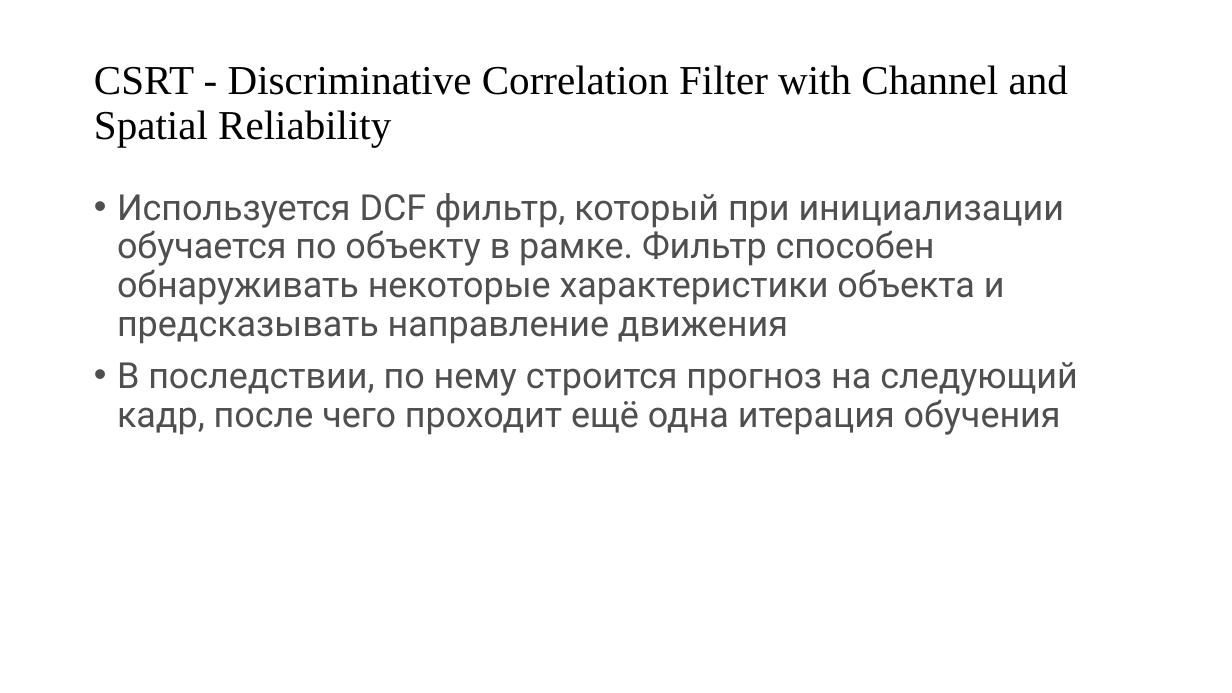
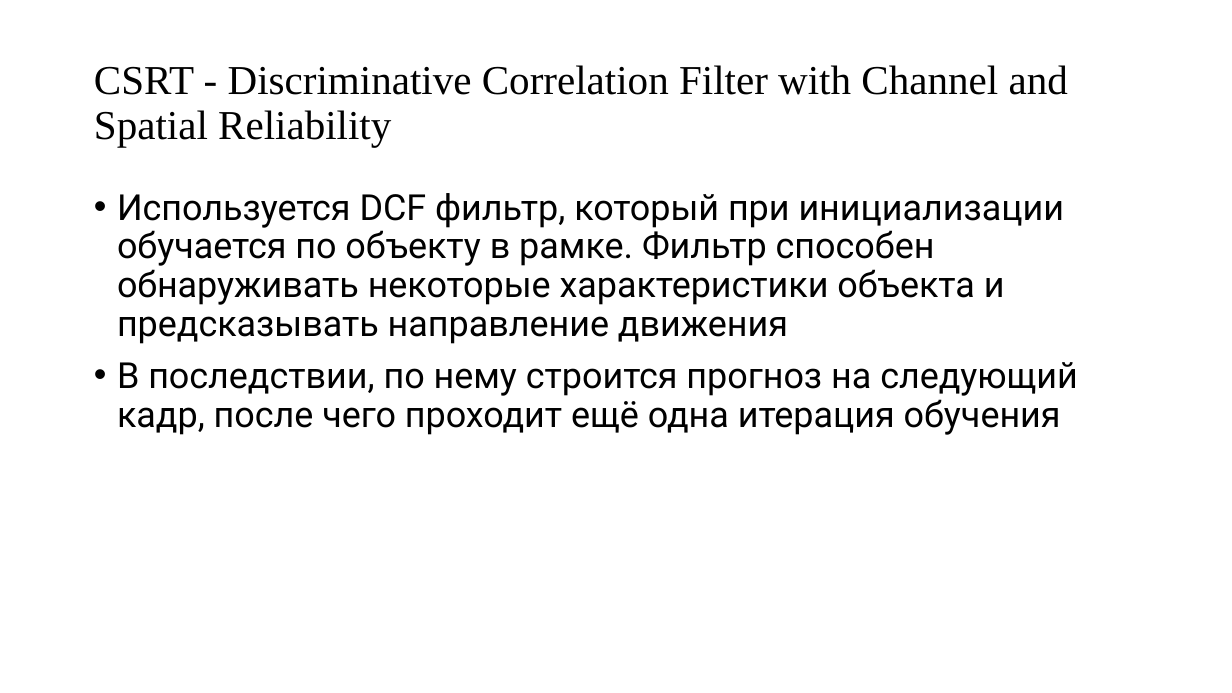
Before and after one commit to iamgirya/algorithms_of_digital_multimedia_processing, a slide deck: slide 3 of IZ1/iz1.pptx. Drawn at 1232x693 pixels with LibreOffice and Linux fonts; fonts in the diff are those of the drawing. Boxes give left, top, right and bottom in pixels: in the first picture for what was removed or moved away, otherwise in the second. Text is boxed around its words. In the diff, an @@ line names an element or a change of style, - is before the commit and + after.

```diff
--- a/IZ1/iz1.pptx
+++ b/IZ1/iz1.pptx
@@ text "Используется DCF фильтр, который при ..." at bbox=[117, 193, 1078, 435]: text colour #4F4F4F to #000000 @@
```
Also in this commit, not shown: 1 slide added, 1 slide removed, 12 other files.
